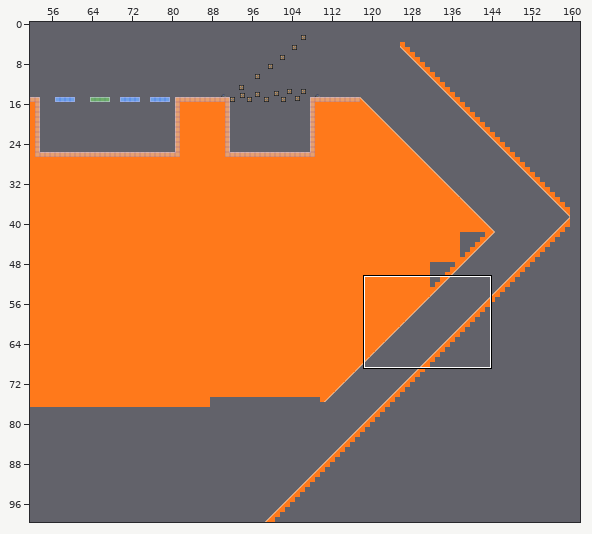
Tiled map -- assets/maps/level2.tmx. The first picture is a wide view before the edit; the outline marks the close-up.
Close-up. The starting point:
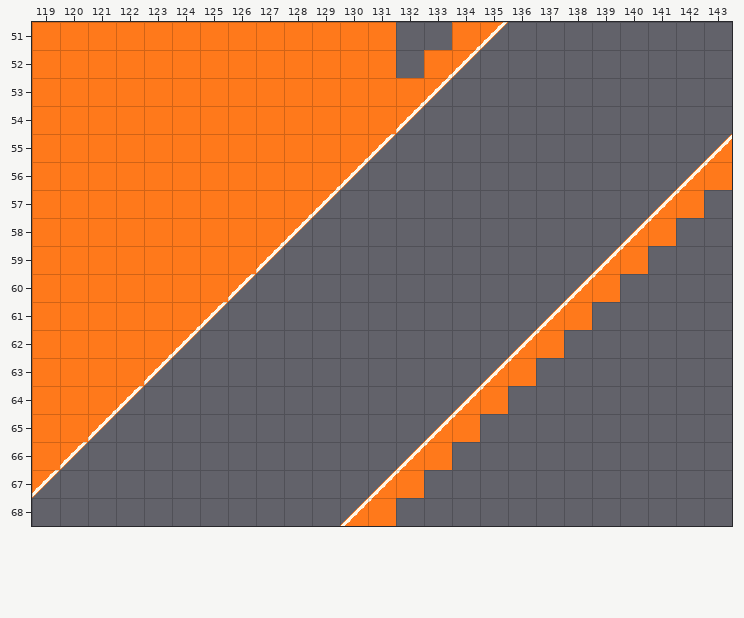
Cells are 32x32 px. Shown: x 119..143, y 51..68. The commit also changed other parts of the map, which this record leaves out.
New version:
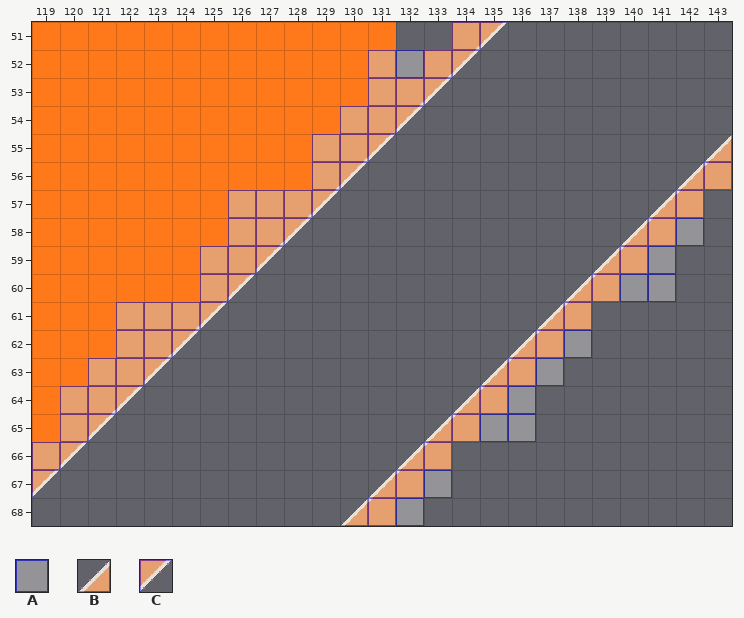
Key: from "collision": A 0, B 3 turned 270, C 3 turned 90.
_ is an empty cell.
See-through tiles are keyed as they look on the map.
Difference:
Layer "SharedCollision":
y 51: x 134..135 __ -> AC
y 52: x 131..134 ____ -> AAAC
y 53: x 131..133 ___ -> AAC
y 54: x 130..132 ___ -> AAC
y 55: x 129..131 ___ -> AAC; x 143 _ -> B
y 56: x 129..130 __ -> AC; x 142..143 __ -> BA
y 57: x 126..129 ____ -> AAAC; x 141..142 __ -> BA
y 58: x 126..128 ___ -> AAC; x 140..142 ___ -> BAA
y 59: x 125..127 ___ -> AAC; x 139..141 ___ -> BAA
y 60: x 125..126 __ -> AC; x 138..141 ____ -> BAAA
y 61: x 122..125 ____ -> AAAC; x 137..138 __ -> BA
y 62: x 122..124 ___ -> AAC; x 136..138 ___ -> BAA
y 63: x 121..123 ___ -> AAC; x 135..137 ___ -> BAA
y 64: x 120..122 ___ -> AAC; x 134..136 ___ -> BAA
y 65: x 120..121 __ -> AC; x 133..136 ____ -> BAAA
y 66: x 119..120 __ -> AC; x 132..133 __ -> BA
y 67: x 119 _ -> C; x 131..133 ___ -> BAA
y 68: x 130..132 ___ -> BAA
